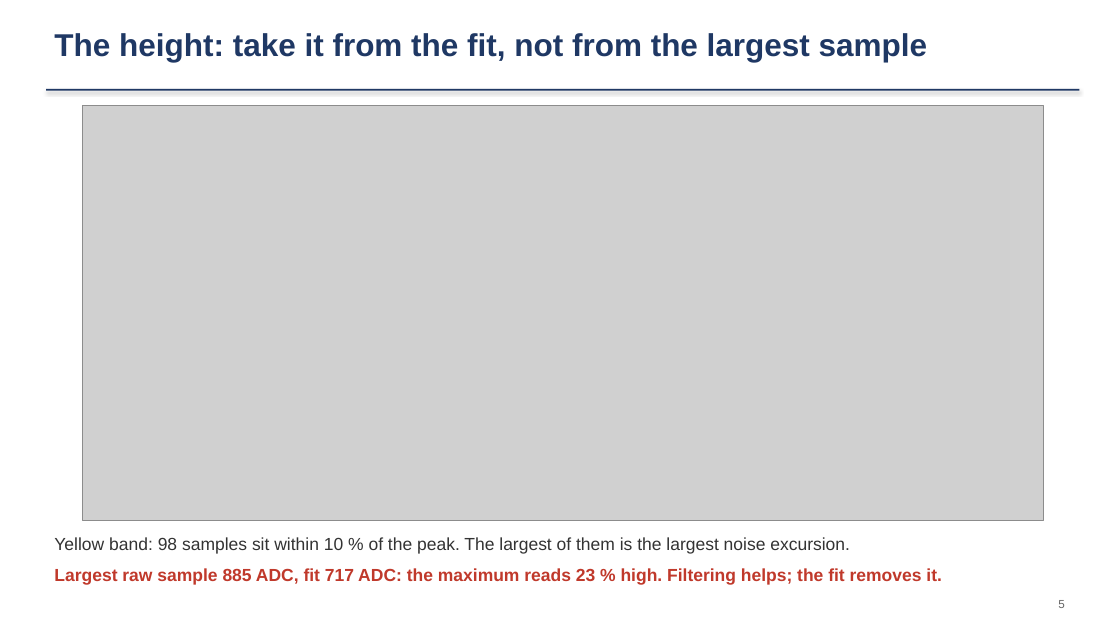
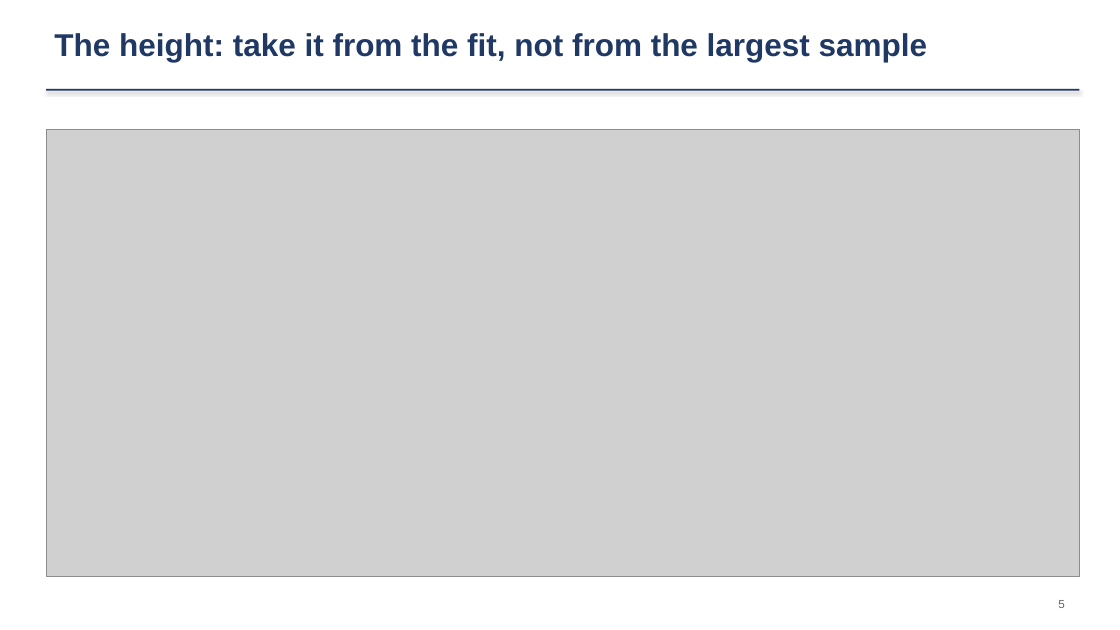
Before and after one commit to ZhihengLi0/urop, a slide deck: slide 5 of snolab/collection_efficiency/presentation/SNOLAB_R4_collection_efficiency_20260910.pptx. Drawn at 1120x630 pixels with LibreOffice and Linux fonts; fonts in the diff are those of the drawing; grey boxes stand for pictures. Boxes give left, top, right and bottom in pixels: in the first picture for what was removed or moved away, otherwise in the second. Text is boxed around its words. In the diff, an @@ line names an element or a change of style, - is before the commit and + after.

```diff
--- a/snolab/collection_efficiency/presentation/SNOLAB_R4_collection_efficiency_20260910.pptx
+++ b/snolab/collection_efficiency/presentation/SNOLAB_R4_collection_efficiency_20260910.pptx
@@ picture: place and size @@
-picture at <box>82,105,1043,521</box>
+picture at <box>46,129,1080,576</box>
@@ text removed at <box>54,537,942,585</box> @@
-Yellow band: 98 samples sit within 10 % of the peak. The largest of them is the largest noise excursion.
-Largest raw sample 885 ADC, fit 717 ADC: the maximum reads 23 % high. Filtering helps; the fit removes it.
```
Also in this commit, not shown: 1 other slide changed, 8 other files.
